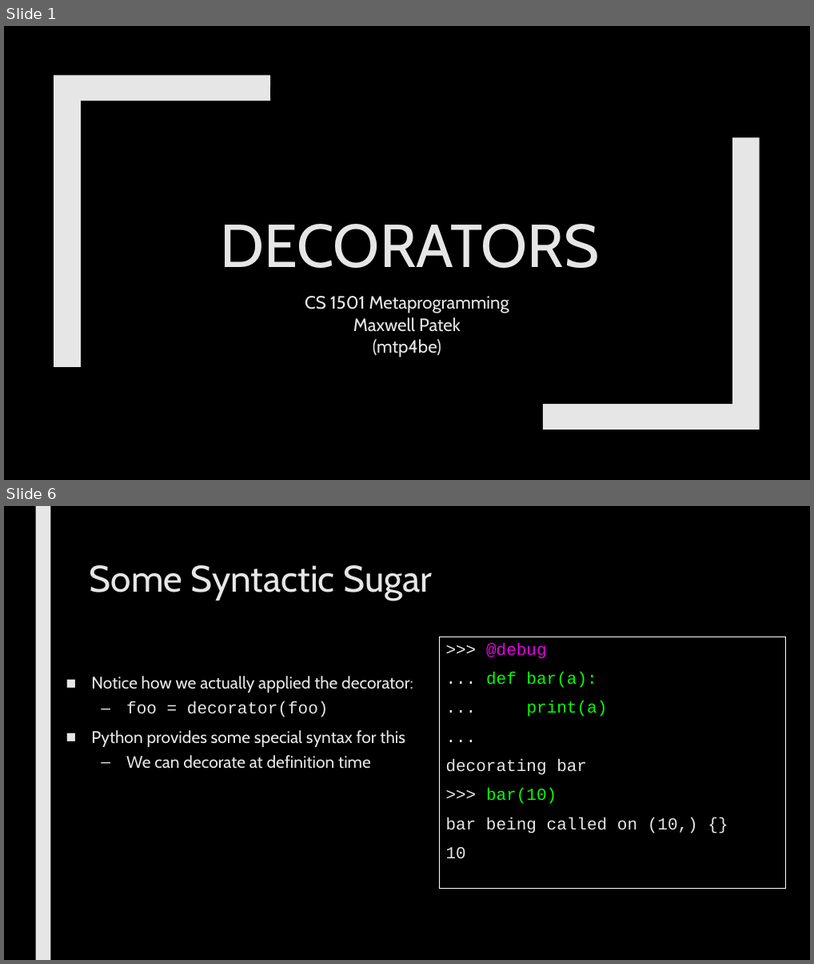
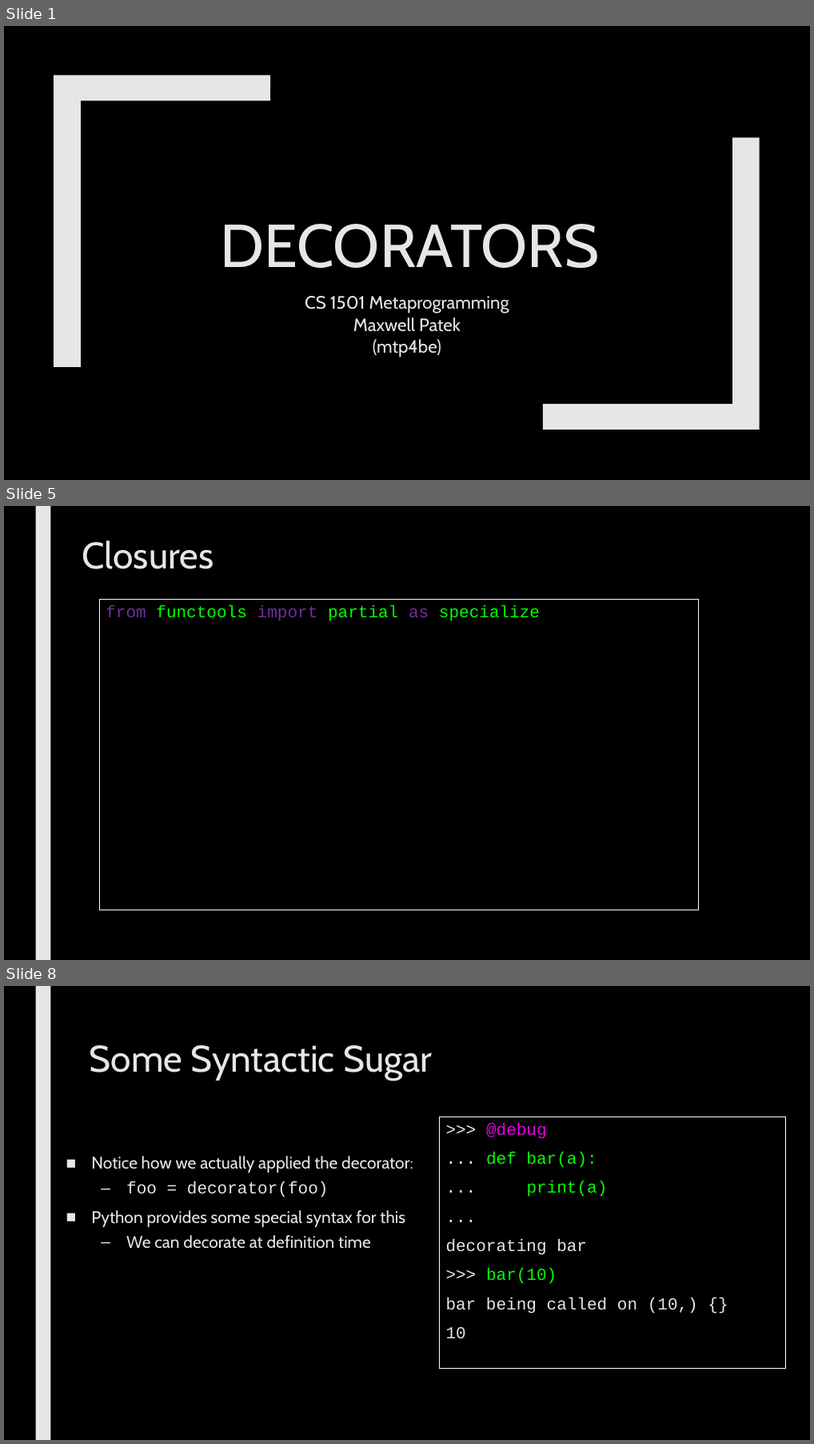
Before and after one commit to max7patek/metaprogramming, a slide deck: slides/04-Decorators.pptx. Shown one above the other, each under a label of ours: slides 1 and 6 before the commit, slides 1, 5 and 8 after it; the slides between them are not shown. The pictures are 814x964 and 814x1444 pixels, drawn with LibreOffice and Linux fonts; fonts in the diff are those of the drawing. Boxes give left, top, right and bottom in pixels: in the first picture for what was removed or moved away, otherwise in the second. Text is boxed around its words. In the diff, an @@ line names an element or a change of style, - is before the commit and + after.

```diff
--- a/slides/04-Decorators.pptx
+++ b/slides/04-Decorators.pptx
@@ slide 5 added at <box>4,506,810,960</box>, background #000000; not listed: 1 template element that a slide beside it also shows @@
@@ title added at <box>82,540,214,569</box>, 44 pt, text #E7E6E6 @@
+Closures
@@ rectangle added at <box>99,599,699,909</box>, outline #FFFFFF 0.75 pt, 20 pt, text #05FF00 @@
+from functools import partial as specialize
@@ what was slide 6 is now slide 8 @@
```
Also in this commit, not shown: 5 slides changed, 3 other slides added, 1 slide removed.
